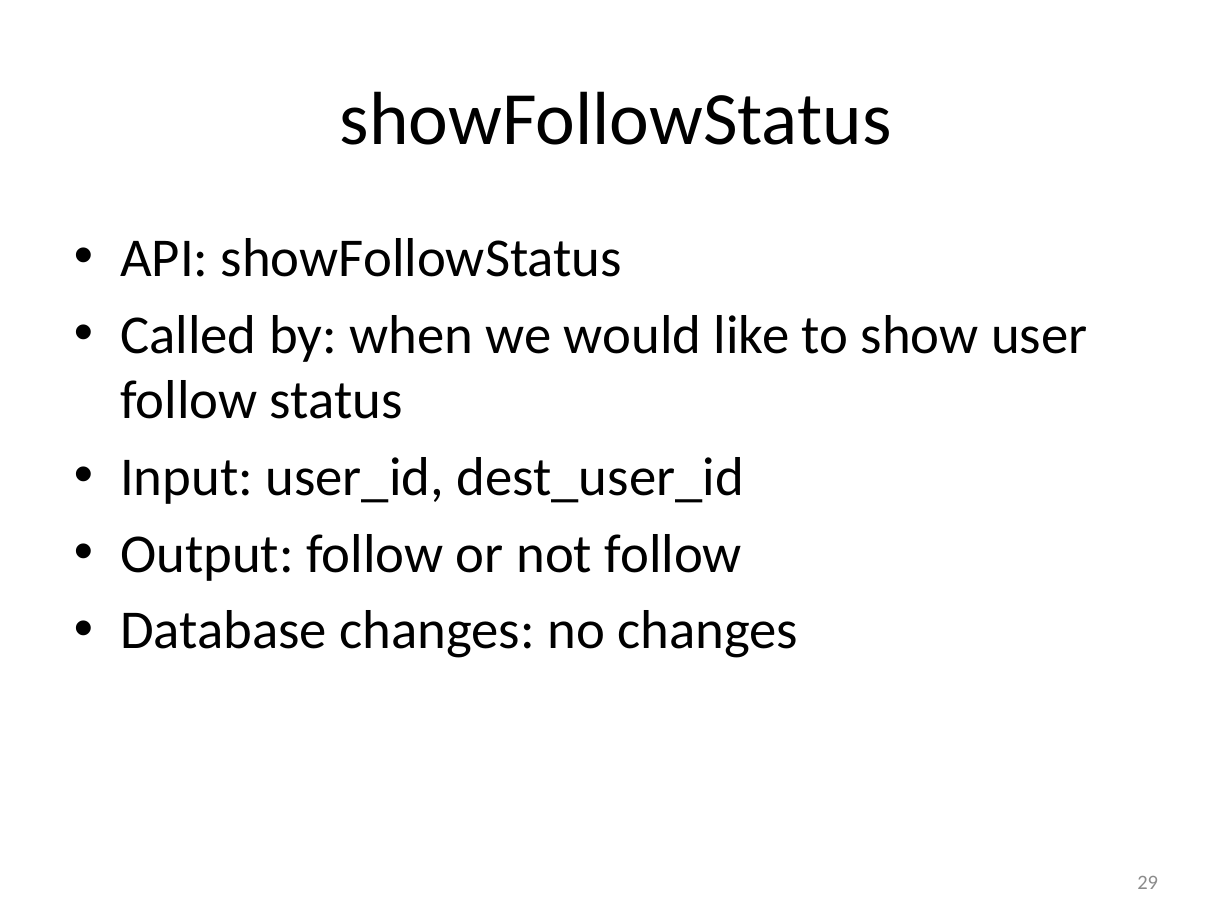
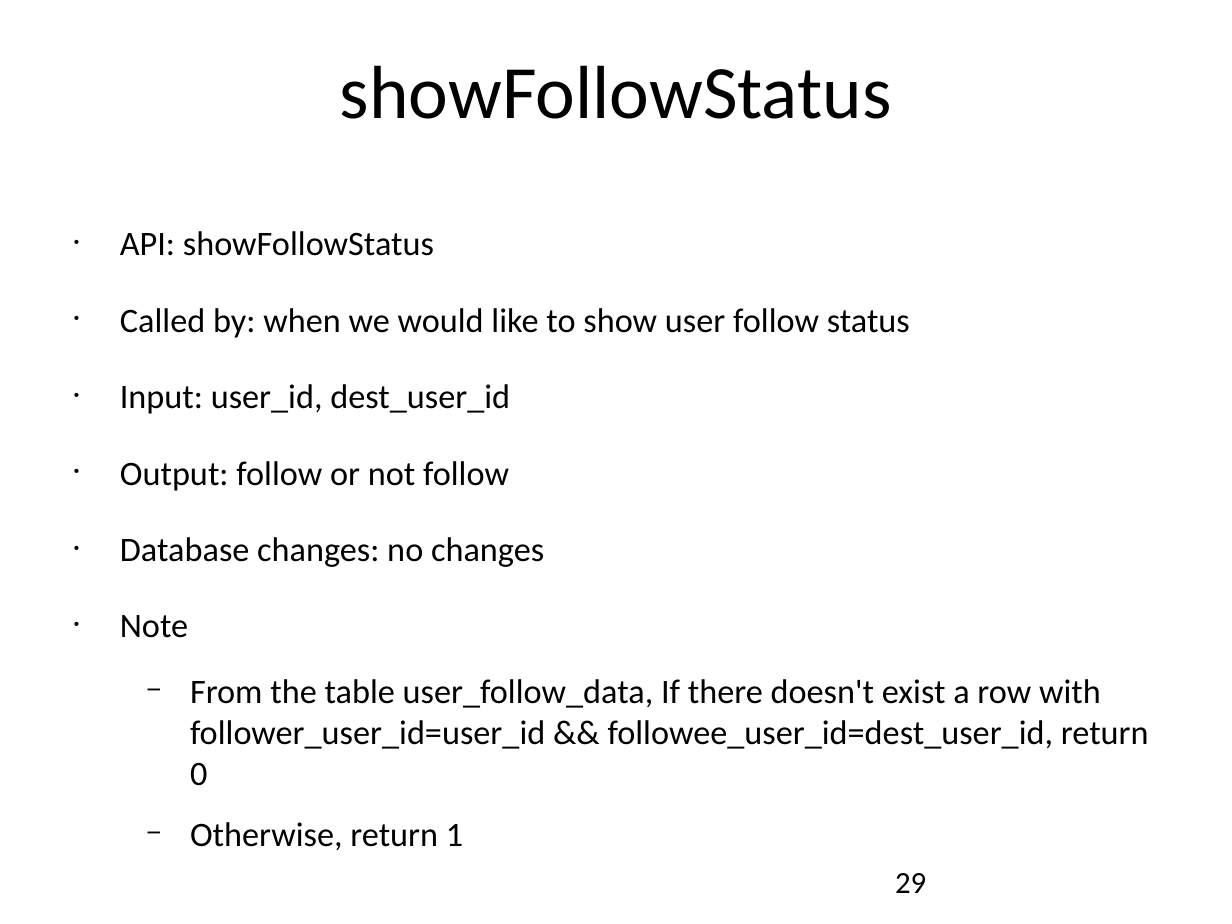
Before and after one commit to catalonia/mob, a slide deck: slide 29 of ws/WS Design Docs/API_Listing.pptx. Drawn at 1232x924 pixels with LibreOffice and Linux fonts; fonts in the diff are those of the drawing. Boxes give left, top, right and bottom in pixels: in the first picture for what was removed or moved away, otherwise in the second. Text is boxed around its words. In the diff, an @@ line names an element or a change of style, - is before the commit and + after.

Commit message:
Show friend
submitMyProfileAboutMe+ showUserProfileFriend + showProfileFollower+
showProfileFollowing, update plan, update API_Listing and add new
function to Document Webservice.

```diff
--- a/ws/WS Design Docs/API_Listing.pptx
+++ b/ws/WS Design Docs/API_Listing.pptx
@@ title "showFollowStatus" at [340,65,892,119]: vertical alignment middle to top @@
@@ text at [120,231,910,567]: size 32 to 20 pt in "API: showFollowStatus", "Called by: when we would like to ...", "Input: user_id, dest_user_id", "Output: follow or not follow" and 1 more places; indent changed; more space between paragraphs @@
@@ text at [120,615,1149,786]: paragraphs added @@
+• Note
+  − From the table user_follow_data, If there doesn't exist a row with follower_user_id=user_id && followee_user_id=dest_user_id, return 0
+  − Otherwise, return 1
@@ page number at [895,873,926,893]: size 12 to 18 pt, text colour #8C8C8C to #000000; alignment right to left; vertical alignment middle to top @@
```
Also in this commit, not shown: 38 other slides changed, 2 slides added, 20 other files.
